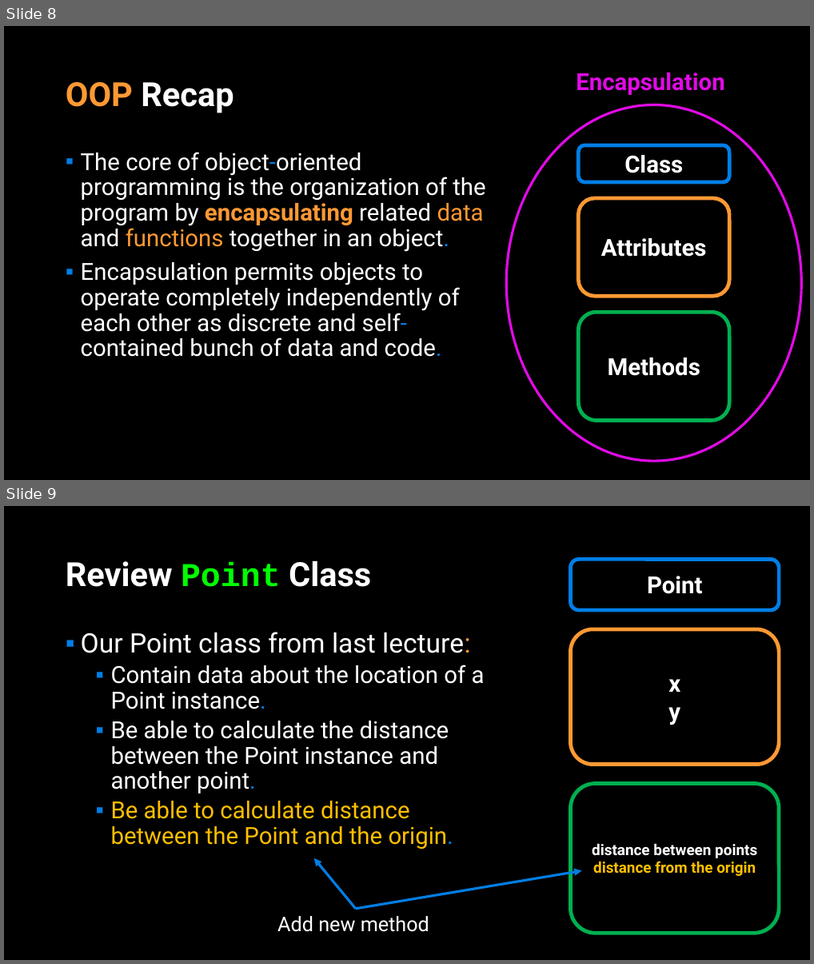
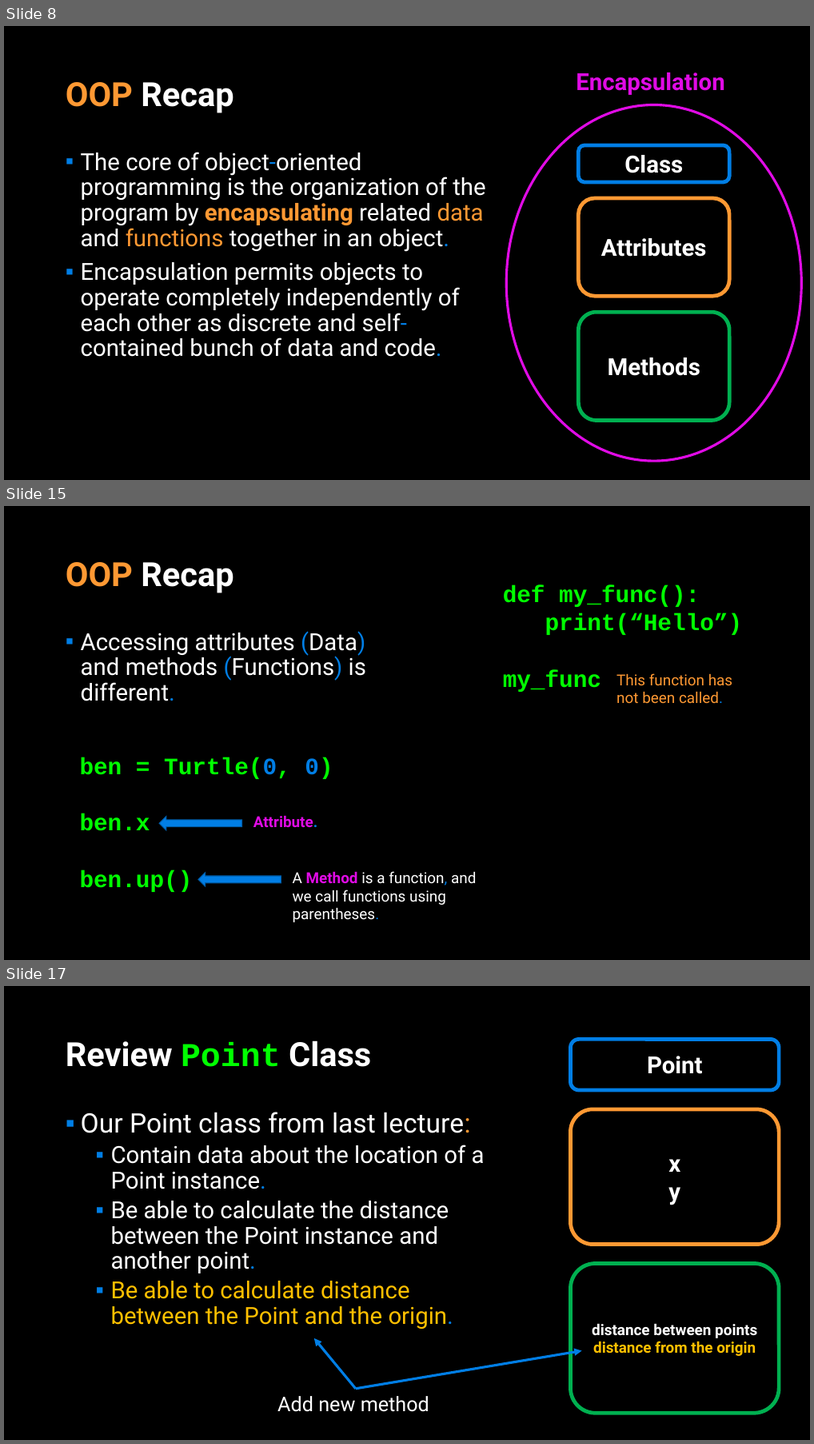
Before and after one commit to APS106/APS106-winter-2022-material, a slide deck: lectures/week10/lecture2/slides/week10_lecture2.pptx. Shown one above the other, each under a label of ours: slides 8 and 9 before the commit, slides 8, 15 and 17 after it; the slides between them are not shown. The pictures are 814x964 and 814x1444 pixels, drawn with LibreOffice and Linux fonts; fonts in the diff are those of the drawing; background and template pictures are left out. Boxes give left, top, right and bottom in pixels: in the first picture for what was removed or moved away, otherwise in the second. Text is boxed around its words. In the diff, an @@ line names an element or a change of style, - is before the commit and + after.

```diff
--- a/lectures/week10/lecture2/slides/week10_lecture2.pptx
+++ b/lectures/week10/lecture2/slides/week10_lecture2.pptx
@@ slide 15 added at bbox=[4, 506, 810, 960], background picture (left out) @@
@@ title added at bbox=[66, 562, 234, 593], 39.6 pt, text #FFFFFF, bold @@
+OOP Recap
@@ text added at bbox=[503, 585, 743, 692], 28 pt, text #00FF00, bold @@
+def my_func():
+print(“Hello”)
+my_func
@@ text added at bbox=[81, 631, 366, 701], 28 pt, text #FFFFFF @@
+▪ Accessing attributes (Data) and methods (Functions) is different.
@@ text added at bbox=[617, 673, 733, 704], 18 pt, text #FF9933 @@
+This function has not been called.
@@ text added at bbox=[80, 757, 333, 892], 28 pt, text #00FF00, bold @@
+ben = Turtle(0, 0)
+ben.x
+ben.up()
@@ right arrow added at bbox=[159, 816, 242, 830], fill #017EE5, outline #015DA9 1 pt @@
@@ text added at bbox=[254, 816, 318, 827], 18 pt, text #E00BE5, bold @@
+Attribute.
@@ right arrow added at bbox=[198, 872, 281, 886], fill #017EE5, outline #015DA9 1 pt @@
@@ text added at bbox=[293, 871, 476, 922], 18 pt, text #FFFFFF @@
+A Method is a function, and we call functions using parentheses.
@@ what was slide 9 is now slide 17 @@
```
Also in this commit, not shown: 5 slides changed, 8 other slides added, 13 other files.
